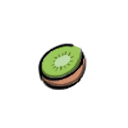
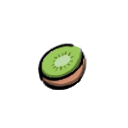
Layer changes from the first w=128, h=128 image to the second:
showed "kiwi 3" over [38, 67, 83, 90]
